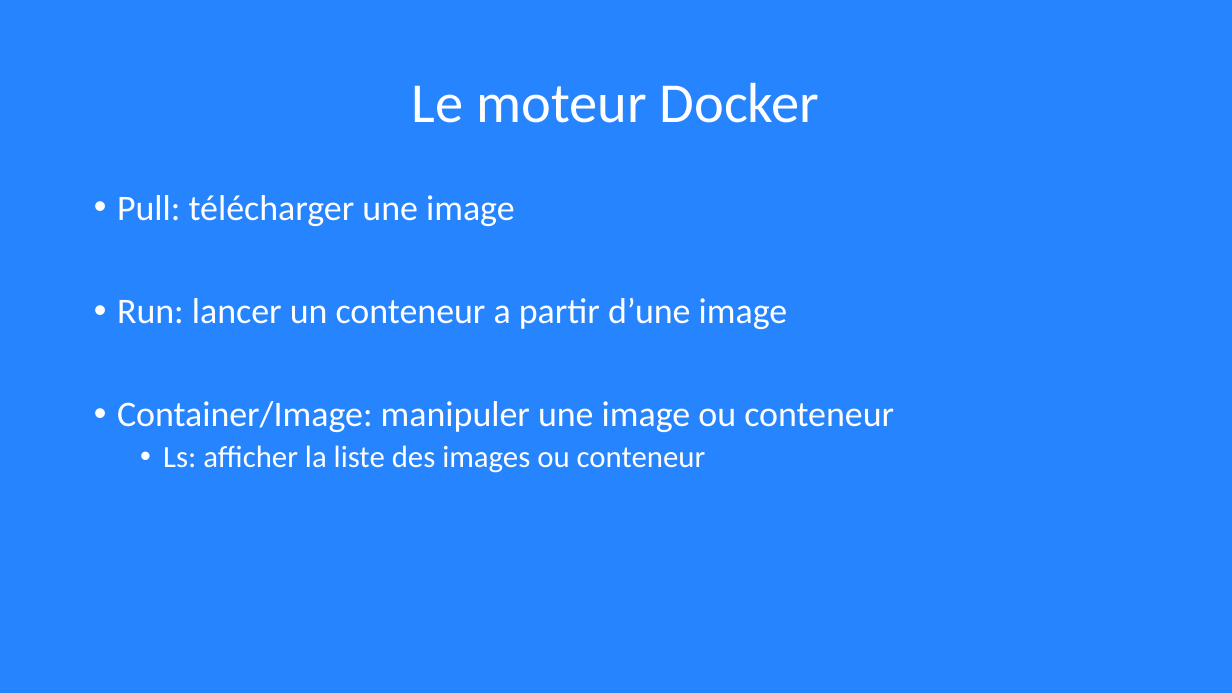
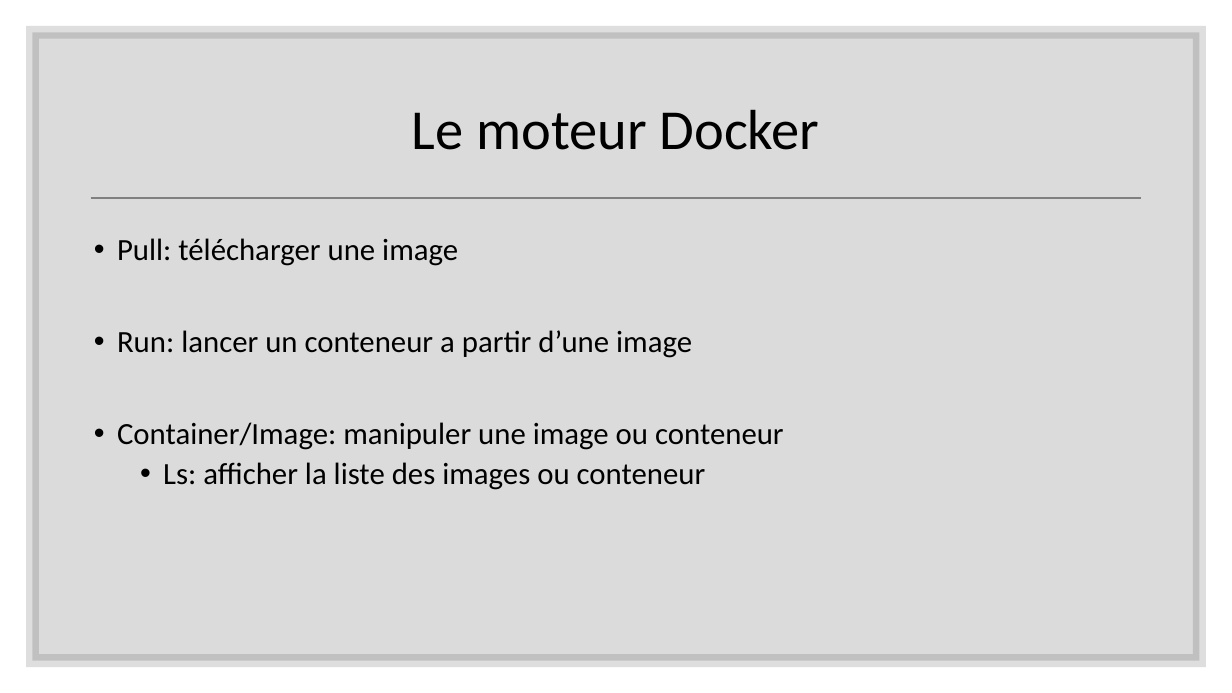
Before and after one commit to lukihd/Labo-Cloud-2020-2021, a slide deck: slide 12 of cours/docker/DOCKER.pptx. Drawn at 1232x693 pixels with LibreOffice and Linux fonts; fonts in the diff are those of the drawing. Boxes give left, top, right and bottom in pixels: in the first picture for what was removed or moved away, otherwise in the second. Text is boxed around its words. In the diff, an @@ line names an element or a change of style, - is before the commit and + after.

```diff
--- a/cours/docker/DOCKER.pptx
+++ b/cours/docker/DOCKER.pptx
@@ background #2684FF to #FFFFFF @@
@@ rectangle added at (32, 32, 1200, 661), fill #000000 at 14% opacity, outline #262626 10 pt @@
@@ title "Le moteur Docker": place and size @@
-title "Le moteur Docker" at (412, 82, 820, 123)
+title "Le moteur Docker" at (412, 109, 820, 150)
@@ title "Le moteur Docker" at (412, 109, 820, 150): text colour #FFFFFF to #000000 @@
@@ line added from (91, 198) to (1141, 198), #808080 1.75 pt @@
@@ text "Pull: télécharger une image": place and size @@
-text "Pull: télécharger une image" at (117, 195, 894, 473)
+text "Pull: télécharger une image" at (117, 238, 784, 490)
@@ text "Pull: télécharger une image" at (117, 238, 784, 490): size 28 to 24 pt in "Pull: télécharger une image", "Run: lancer un conteneur a partir d’une ...", "Container/Image: manipuler une image ou conteneur"; text colour #FFFFFF to #000000 @@
```
Also in this commit, not shown: 11 other slides changed, 2 slides added, 1 slide removed.
